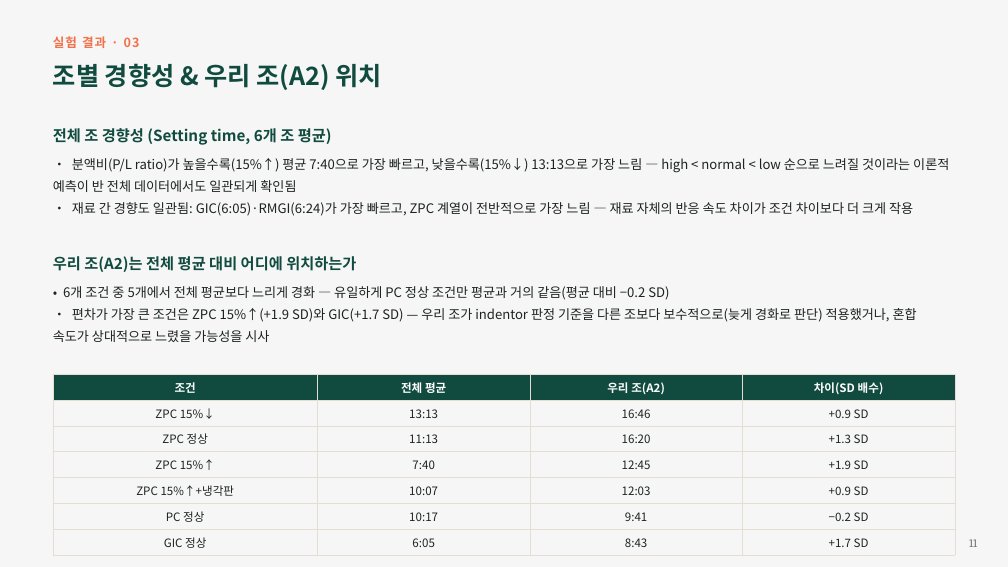
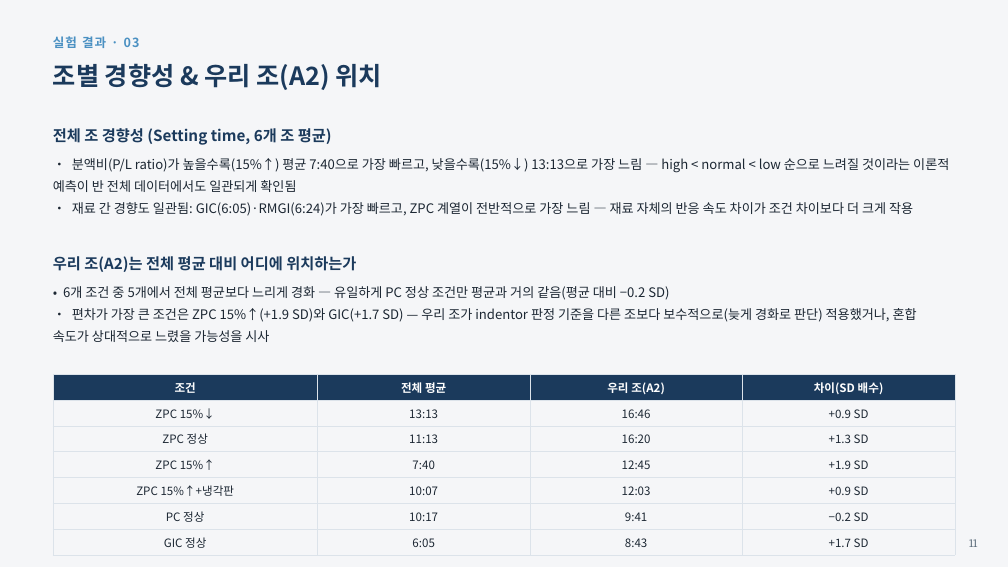
Before and after one commit to yojokem/-, a slide deck: slide 11 of 수복치과재료학실험/수복치과재료학실험_DentalCements_20260922.pptx. Drawn at 1008x567 pixels with LibreOffice and Linux fonts; fonts in the diff are those of the drawing. Boxes give left, top, right and bottom in pixels: in the first picture for what was removed or moved away, otherwise in the second. Text is boxed around its words. In the diff, an @@ line names an element or a change of style, - is before the commit and + after.

```diff
--- a/수복치과재료학실험/수복치과재료학실험_DentalCements_20260922.pptx
+++ b/수복치과재료학실험/수복치과재료학실험_DentalCements_20260922.pptx
@@ background #F5F6F5 to #F5F6F8 @@
@@ text "실험 결과 · 03" at bbox=[53, 36, 140, 48]: text colour #F2704A to #4A90C2 @@
@@ text "• 분액비(P/L ratio)가 높을수록(15%↑) 평균 ..." at bbox=[53, 158, 949, 216]: text colour #1C2321 to #1C2733 @@
@@ text colour #114B3F to #1B3A5C in 3 elements at bbox=[53, 63, 382, 90], bbox=[53, 128, 332, 145], bbox=[53, 256, 356, 272] @@
@@ text "• 6개 조건 중 5개에서 ..." at bbox=[53, 286, 917, 342]: text colour #1C2321 to #1C2733 @@
@@ table at bbox=[53, 374, 955, 552] @@
@@ fill #114B3F to #1B3A5C in row 1 @@
@@ text colour #1C2321 to #1C2733 in "ZPC 15%↓", "13:13", "16:46", "+0.9 SD" and 20 more places @@
@@ borders changed @@
@@ text "11" at bbox=[969, 539, 977, 547]: text colour #6B7568 to #5B6B7A @@
```
Also in this commit, not shown: 13 other slides changed, 1 other file.
